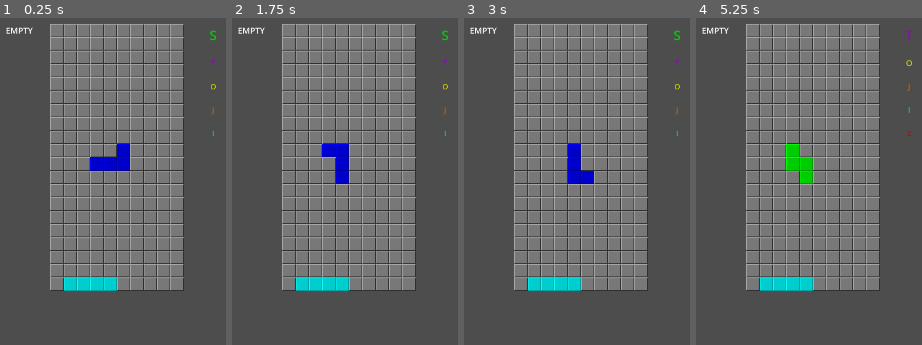
Above: before the commit, frames 1-4 (left to right).
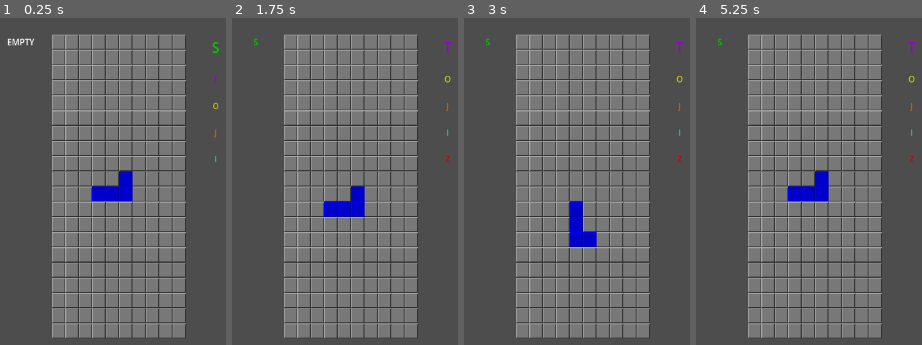
Above: after the commit, the same moments.

Repository: alexanelli/godot-clones
Game: Godot game, scene res://board.tscn
The game is run twice, just before and just after one commit, with the same random seed, the same clock (stepped at 60 frames per second) and the same inputs.
Inputs:
- Up to frame 1 (0.25 s): no input
- Up to frame 2 (1.75 s): tap Enter at 0.5 s; hold E (Rotate_Right, bound only after the commit) 0.53-1.28 s; hold Space (Hold, bound only after the commit) 0.53-1.28 s; tap W (Hard_Drop, bound only after the commit) at 0.6 s; hold Q (Rotate_Left, bound only after the commit) from 1.28 s (still down); tap Space (Hold, bound only after the commit) at 1.35 s; tap S (Soft_Drop, bound only after the commit) at 1.55 s
- Up to frame 3 (3 s): release Q (Rotate_Left, bound only after the commit) at 2.03 s; hold S (Soft_Drop, bound only after the commit) 2.03-2.78 s; hold E (Rotate_Right, bound only after the commit) from 2.03 s (still down); tap W (Hard_Drop, bound only after the commit) at 2.3, 2.85 s; tap Enter at 2.75 s
- Up to frame 4 (5.25 s): tap Space (Hold, bound only after the commit) at 3.05, 3.5 s; release E (Rotate_Right, bound only after the commit) at 3.53 s; hold Space (Hold, bound only after the commit) 3.53-4.28 s; hold Q (Rotate_Left, bound only after the commit) from 3.53 s (still down); tap S (Soft_Drop, bound only after the commit) at 3.8, 4.35 s; tap Enter at 4.25 s; tap W (Hard_Drop, bound only after the commit) at 4.55, 5.1 s; hold Space (Hold, bound only after the commit) from 5.03 s (still down)

The runs differ from the first frame. In frame 1, 32% of the frame differs, in the area x 2-97%, y 1-98%; in frame 2, 31%; in frame 3, 31%; in frame 4, 31%.

Commit message:
Basic movement and swap sort of working

Diff:
--- a/tontris/Board.gd
+++ b/tontris/Board.gd
@@ -7,7 +7,7 @@
 # Called when the node enters the scene tree for the first time.
 func _ready() -> void:
 	m_current_piece = Tetromino.Piece.new(
-		Tetromino.kind_to_info(get_node("Queue").pop()),
+		Tetromino.kind_to_info(get_node("Queue").queue_pop()),
 		Vector2i(4, 9), #the location can be removed when not testing, it defaults to the proper position
 	)
 
@@ -20,23 +20,64 @@
 
 # Called every frame. 'delta' is the elapsed time since the previous frame.
 func _process(delta: float) -> void:
-	var updated := false
+	pass
+	# var updated := false
 
-	m_time_elapsed_since_rotate += delta
+	# m_time_elapsed_since_rotate += delta
 
-	while m_time_elapsed_since_rotate > 1.0:
-		m_time_elapsed_since_rotate -= ROTATE_TIME
+	# while m_time_elapsed_since_rotate > 1.0:
+	# 	m_time_elapsed_since_rotate -= ROTATE_TIME
+	# 	m_current_piece.rotate_left()
+	# 	m_current_piece.accept_rotation()
+	# 	m_rotations += 1
+	# 	if m_rotations == 4:
+	# 		m_current_piece = Tetromino.Piece.new(
+	# 			Tetromino.kind_to_info(get_node("Queue").pop()),
+	# 			Vector2i(4, 9), #the location can be removed when not testing, it defaults to the proper position
+	# 		)
+	# 		m_rotations -= 4
+
+	# 	updated = true
+
+	# if updated:
+	# 	piece_moved.emit(m_current_piece)
+
+func _input(event: InputEvent) -> void:
+	if event.is_action_pressed("Rotate_Left"):
 		m_current_piece.rotate_left()
 		m_current_piece.accept_rotation()
-		m_rotations += 1
-		if m_rotations == 4:
-			m_current_piece = Tetromino.Piece.new(
-				Tetromino.kind_to_info(get_node("Queue").pop()),
-				Vector2i(4, 9), #the location can be removed when not testing, it defaults to the proper position
-			)
-			m_rotations -= 4
+		piece_moved.emit(m_current_piece)
 
-		updated = true
+	if event.is_action_pressed("Shift_Left"):
+		m_current_piece.shift_left()
+		m_current_piece.accept_rotation()
+		piece_moved.emit(m_current_piece)
 
-	if updated:
+	if event.is_action_pressed("Rotate_Right"):
+		m_current_piece.rotate_right()
+		m_current_piece.accept_rotation()
 		piece_moved.emit(m_current_piece)
+
+	if event.is_action_pressed("Shift_Right"):
+		m_current_piece.shift_right()
+		m_current_piece.accept_rotation()
+		piece_moved.emit(m_current_piece)
+
+	if event.is_action_pressed("Soft_Drop"):
+		m_current_piece.shift_down()
+		m_current_piece.accept_rotation()
+		piece_moved.emit(m_current_piece)
+
+	if event.is_action_pressed("Hold"):
+		# swap the kind of the current piece with what's in swap
+		var swap_kind : Tetromino.Kind = $"Hold".swap(m_current_piece.get_kind())
+
+		# if we swapped for NONE, grab the next piece from the queue
+		if swap_kind == Tetromino.Kind.NONE:
+			swap_kind = $"Queue".queue_pop()
+
+		m_current_piece = Tetromino.Piece.new(
+			Tetromino.kind_to_info(swap_kind),
+			Vector2i(4, 9), #the location can be removed when not testing, it defaults to the proper position
+		)
+		piece_moved.emit(m_current_piece)
--- /dev/null
+++ b/tontris/Controller.gd
@@ -0,0 +1,29 @@
+extends Node
+
+func inputEventFromKey(keycode: Key) -> InputEvent:
+	var event = InputEventKey.new()
+	event.physical_keycode = keycode
+	return event
+
+func _ready() -> void:
+	# set up the inputmap. Could also do this in project settings :shrug:
+	InputMap.add_action("Shift_Left")
+	InputMap.action_add_event("Shift_Left", inputEventFromKey(KEY_A))
+
+	InputMap.add_action("Shift_Right")
+	InputMap.action_add_event("Shift_Right", inputEventFromKey(KEY_D))
+
+	InputMap.add_action("Rotate_Left")
+	InputMap.action_add_event("Rotate_Left", inputEventFromKey(KEY_Q))
+
+	InputMap.add_action("Rotate_Right")
+	InputMap.action_add_event("Rotate_Right", inputEventFromKey(KEY_E))
+
+	InputMap.add_action("Hard_Drop")
+	InputMap.action_add_event("Hard_Drop", inputEventFromKey(KEY_W))
+
+	InputMap.add_action("Soft_Drop")
+	InputMap.action_add_event("Soft_Drop", inputEventFromKey(KEY_S))
+
+	InputMap.add_action("Hold")
+	InputMap.action_add_event("Hold", inputEventFromKey(KEY_SPACE))
--- a/tontris/Grid.gd
+++ b/tontris/Grid.gd
@@ -13,10 +13,10 @@
 	m_squares.fill(Tetromino.Kind.NONE)
 
 	# TODO: Remove this debug setting the board state
-	m_squares[piece_coord_to_idx(Vector2i(1, 0))] = Tetromino.Kind.I
-	m_squares[piece_coord_to_idx(Vector2i(2, 0))] = Tetromino.Kind.I
-	m_squares[piece_coord_to_idx(Vector2i(3, 0))] = Tetromino.Kind.I
-	m_squares[piece_coord_to_idx(Vector2i(4, 0))] = Tetromino.Kind.I
+	# m_squares[piece_coord_to_idx(Vector2i(1, 0))] = Tetromino.Kind.I
+	# m_squares[piece_coord_to_idx(Vector2i(2, 0))] = Tetromino.Kind.I
+	# m_squares[piece_coord_to_idx(Vector2i(3, 0))] = Tetromino.Kind.I
+	# m_squares[piece_coord_to_idx(Vector2i(4, 0))] = Tetromino.Kind.I
 
 
 # Called when the node enters the scene tree for the first time.
--- a/tontris/Queue.gd
+++ b/tontris/Queue.gd
@@ -43,7 +43,7 @@
 		m_piece_queue[i].shuffle()
 
 
-func pop() -> Tetromino.Kind:
+func queue_pop() -> Tetromino.Kind:
 	var ret := self.peek(0)
 	m_queue_position = get_wrapped_position_after_adding(1)
 
--- a/tontris/board.tscn
+++ b/tontris/board.tscn
@@ -1,15 +1,17 @@
-[gd_scene load_steps=6 format=3 uid="uid://dfc4qdrmbfynp"]
+[gd_scene load_steps=7 format=3 uid="uid://dfc4qdrmbfynp"]
 
 [ext_resource type="Script" path="res://Board.gd" id="1_icldh"]
 [ext_resource type="Script" path="res://Hold.gd" id="1_mwp3p"]
 [ext_resource type="TileSet" uid="uid://b4ge0tnuudel5" path="res://tileset.tres" id="3_cgcj6"]
 [ext_resource type="Script" path="res://Grid.gd" id="4_cki6x"]
 [ext_resource type="Script" path="res://Queue.gd" id="5_xt0jo"]
+[ext_resource type="Script" path="res://Controller.gd" id="6_frwl3"]
 
 [node name="Game" type="Node2D"]
 
 [node name="Camera2D" type="Camera2D" parent="."]
 anchor_mode = 0
+zoom = Vector2(0.67, 0.76)
 
 [node name="Board" type="Node2D" parent="Camera2D"]
 position = Vector2(800, 180)
@@ -21,6 +23,7 @@
 offset_right = -28.0
 offset_bottom = 29.0
 theme_override_font_sizes/normal_font_size = 20
+bbcode_enabled = true
 text = "HOLD"
 fit_content = true
 script = ExtResource("1_mwp3p")
@@ -85,3 +88,6 @@
 offset_top = 656.0
 offset_right = 318.0
 offset_bottom = 698.0
+
+[node name="Controller" type="Node" parent="."]
+script = ExtResource("6_frwl3")
--- a/tontris/project.godot
+++ b/tontris/project.godot
@@ -17,6 +17,6 @@
 
 [display]
 
-window/size/viewport_width=1920
-window/size/viewport_height=1080
+window/size/viewport_width=1280
+window/size/viewport_height=720
 window/stretch/mode="viewport"
